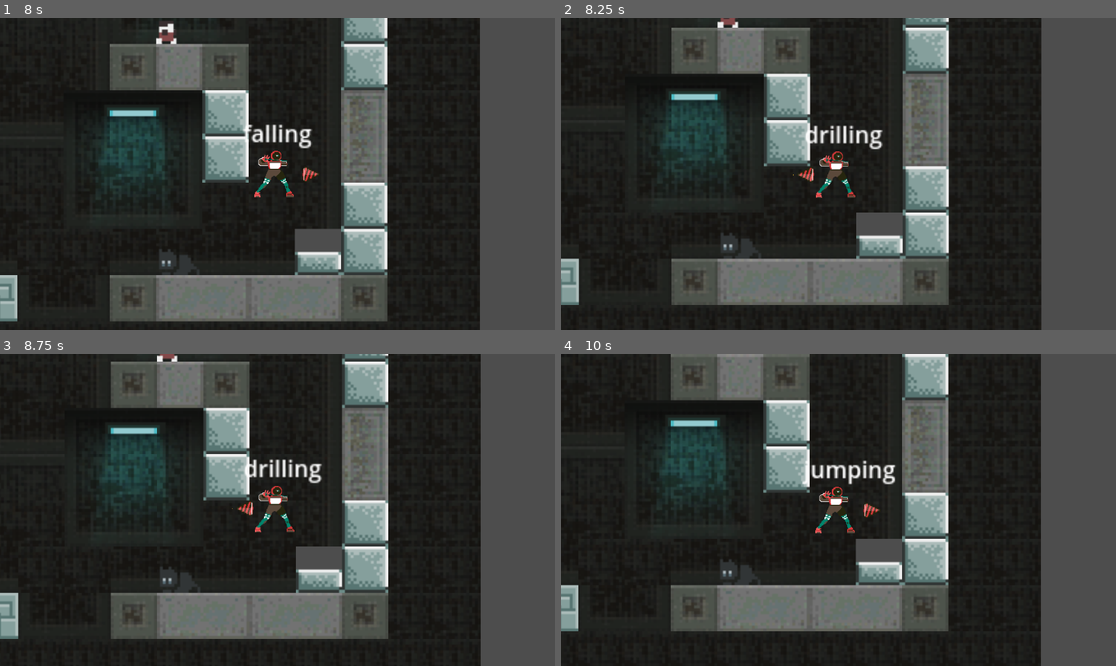
Above: before the commit, frames 1-4 (two rows, left to right).
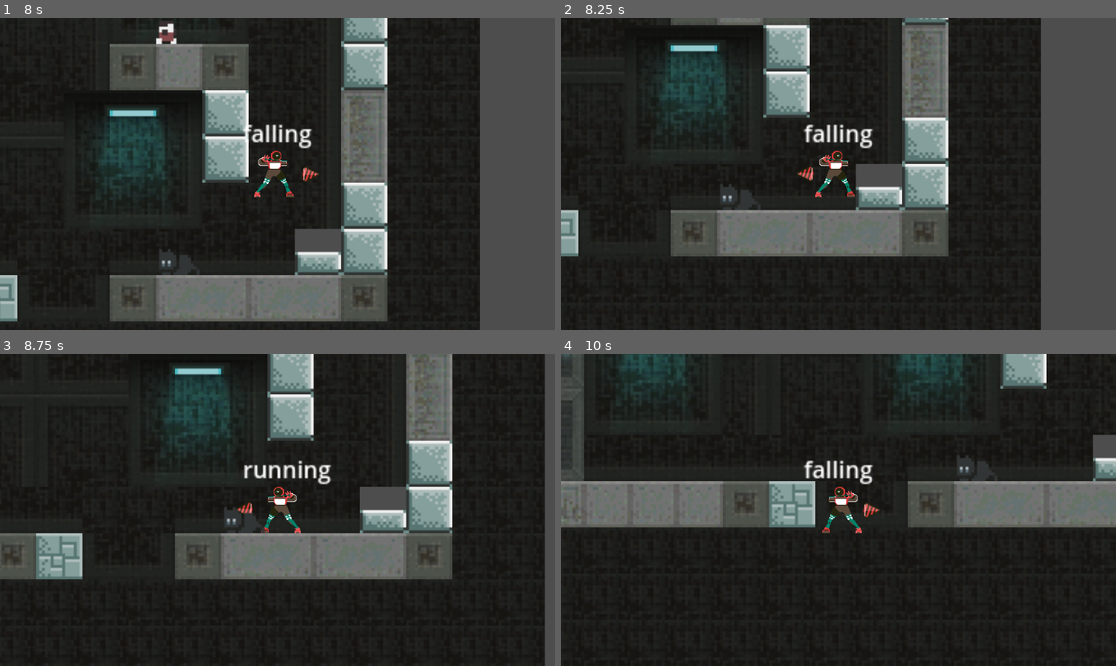
Above: after the commit, the same moments.

Repository: JuanG10/DDVJ-Trabajo-Final
Game: Godot game, scene res://src/scenes/game.tscn
Two runs of this game, one before a commit and one after it. Both use one fixed random seed, a clock stepped at 60 frames per second and the inputs below.
Inputs (mouse positions are in pixels of both pictures, inside the frame that each line leads up to):
- Up to frame 1 (8 s): move the mouse to (249, 236) at 0.52 s; hold Right mouse button (drill_backward) 0.53-1.28 s; hold D (right) 0.53-2.03 s; tap Space (jump) at 0.77, 1.52, 3.02, 3.77, 4.52, 6.02, 6.77, 7.52 s; move the mouse to (444, 220) at 1.27 s; click (444, 220) at 1.35 s; move the mouse to (111, 127) at 2.02 s; hold Right mouse button (drill_backward) 2.03-2.78 s; hold A (left) 2.03-4.28 s; move the mouse to (305, 174) at 2.77 s; click (305, 174) at 2.85 s; move the mouse to (194, 96) at 3.52 s; hold Right mouse button (drill_backward) 3.53-4.28 s; move the mouse to (399, 158) at 4.27 s; hold D (right) from 4.28 s (still down); click (399, 158) at 4.35 s; move the mouse to (166, 189) at 5.02 s; hold Right mouse button (drill_backward) 5.03-5.78 s; move the mouse to (333, 105) at 5.77 s; click (333, 105) at 5.85 s; move the mouse to (249, 236) at 6.52 s; hold Right mouse button (drill_backward) 6.53-7.28 s; move the mouse to (444, 220) at 7.27 s; click (444, 220) at 7.35 s
- Up to frame 2 (8.25 s): move the mouse to (672, 127) at 8.02 s; release D (right) at 8.03 s; hold A (left) from 8.03 s (still down); hold Right mouse button (drill_backward) from 8.03 s (still down)
- Up to frame 3 (8.75 s): keep holding A (left); keep holding Right mouse button (drill_backward)
- Up to frame 4 (10 s): move the mouse to (866, 510) at 8.77 s; release Right mouse button (drill_backward) at 8.78 s; click (866, 510) at 8.85 s; tap Space (jump) at 9.02, 9.77 s; move the mouse to (755, 432) at 9.52 s; release A (left) at 9.53 s; hold D (right) from 9.53 s (still down); hold Right mouse button (drill_backward) from 9.53 s (still down)

Frame 1 is identical in both runs. In frame 2, 29% of the frame differs, in the area x 0-87%, y 0-100%; in frame 3, 52%, in the area x 0-99%, y 0-100%; in frame 4, 49%.

Commit message:
En proceso de ajuste de la mecánica de rebote (taladrar a la inversa)

Diff:
--- a/src/scripts/drill.gd
+++ b/src/scripts/drill.gd
@@ -25,7 +25,7 @@
 	if Input.is_action_just_pressed("drill_backward") and !is_drilling_forward:
 		_start_drill_backward()
 
-	if (is_drilling_forward or is_drilling_backward) and is_collisioning:
+	if drilling_against_object():
 		player_state_machine.change_to_state(
 			player_state_machine.STATES.DRILLING,
 			self.collisioned_area_position)
@@ -40,6 +40,9 @@
 func _start_drill_backward() -> void:
 	is_drilling_backward = true
 	animation.play_backwards("default")
+
+func drilling_against_object() -> bool:
+	return is_drilling_forward and is_collisioning
 
 func _check_drill_input() -> bool:
 	# Devuelve true si se suelta uno de los dos "drill_"
--- a/src/scripts/player/player_states/player_state_drilling.gd
+++ b/src/scripts/player/player_states/player_state_drilling.gd
@@ -15,14 +15,16 @@
 	player.velocity = Vector2()
 
 func physics_update(_delta: float) -> void:
-	var drilling: bool = drill.is_drilling_forward or drill.is_drilling_backward
-	_effects(drilling)
+	_effects(drill.drilling_against_object())
 
-	if drill.bounce_from_drilling():
+	if drill.is_drilling_backward and drill.is_collisioning:
 		state_machine.change_to_state(state_machine.STATES.JUMPING,
 		collision_position)
-	elif drilling:
-		return
+	elif drill.bounce_from_drilling():
+		state_machine.change_to_state(state_machine.STATES.JUMPING,
+		collision_position)
+	elif drill.drilling_against_object():
+		pass
 	else:
 		state_machine.change_to_state(state_machine.STATES.IDLE)
 
